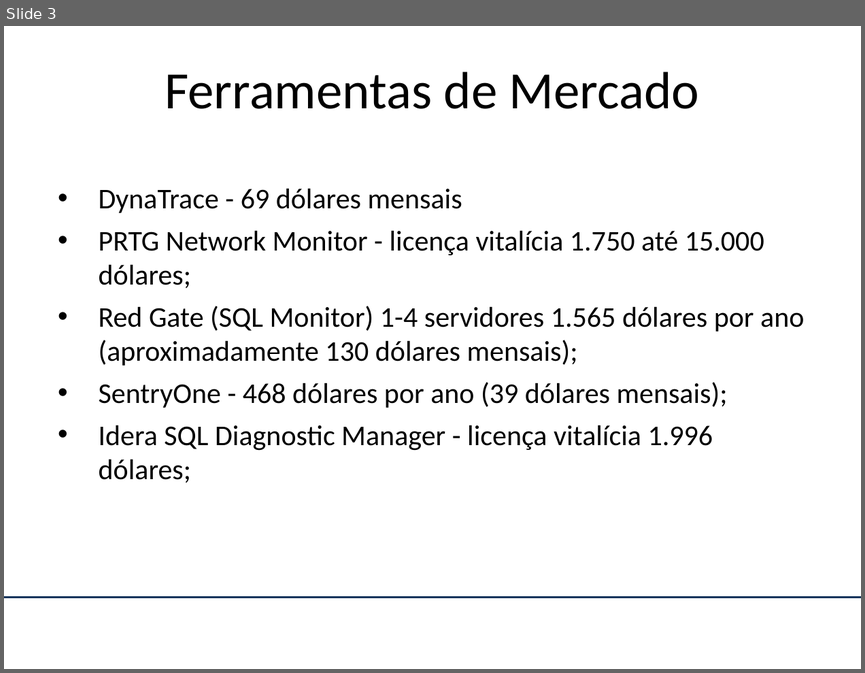
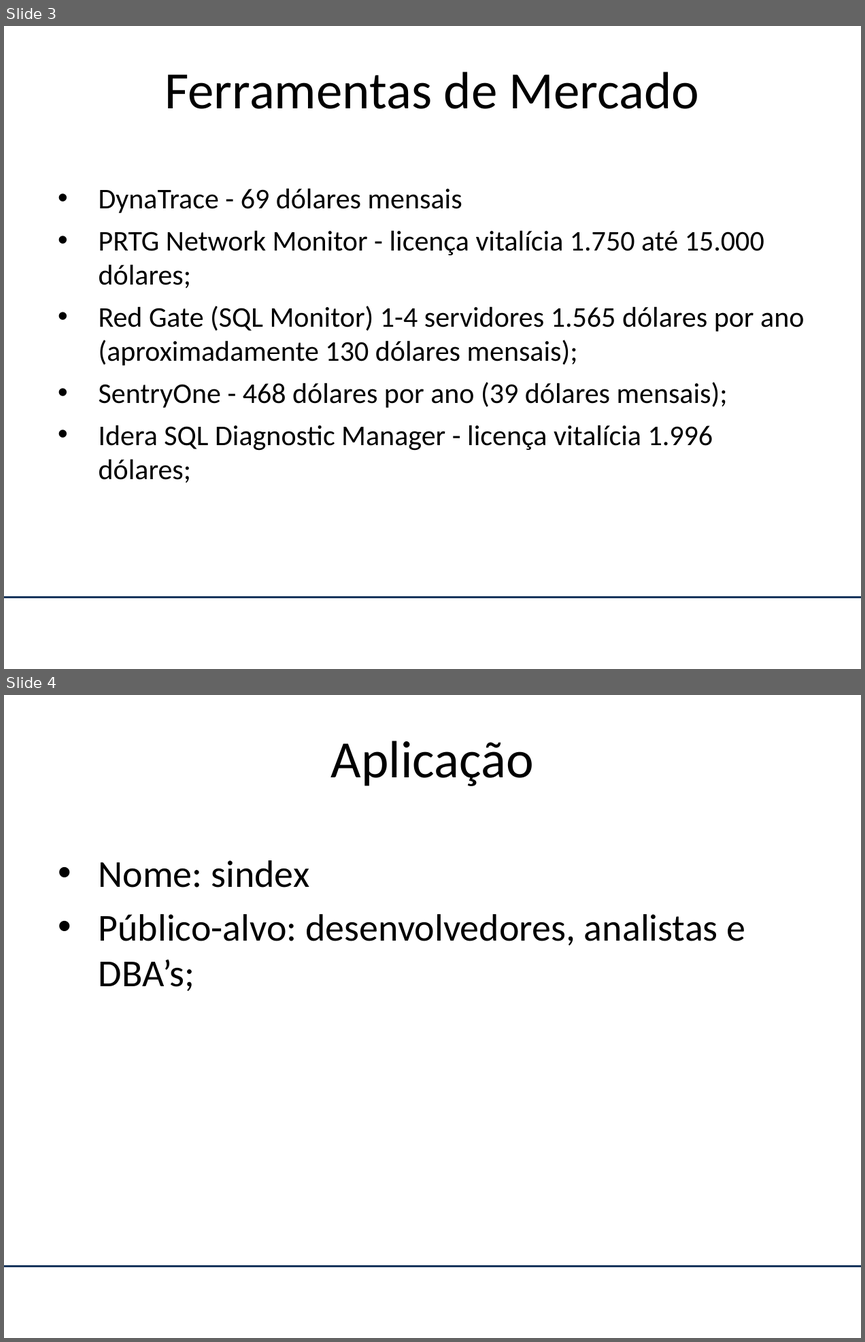
Before and after one commit to adrianhideki/sindex, a slide deck: docs/Apresentação Padrão.pptx. Shown one above the other, each under a label of ours: slide 3 before the commit, slides 3 and 4 after it. The pictures are 865x673 and 865x1342 pixels, drawn with LibreOffice and Linux fonts; fonts in the diff are those of the drawing; background and template pictures are left out. Boxes give left, top, right and bottom in pixels: in the first picture for what was removed or moved away, otherwise in the second. Text is boxed around its words. In the diff, an @@ line names an element or a change of style, - is before the commit and + after.

```diff
--- a/docs/Apresentação Padrão.pptx
+++ b/docs/Apresentação Padrão.pptx
@@ slide 4 added at bbox=[4, 695, 861, 1338], background #FFFFFF; not listed: 1 template element that a slide beside it also shows @@
@@ title added at bbox=[331, 741, 534, 786], 44 pt, text #000000 @@
+Aplicação
@@ text added at bbox=[99, 860, 745, 991], 32 pt, text #000000 @@
+• Nome: sindex
+• Público-alvo: desenvolvedores, analistas e DBA’s;
```
Also in this commit, not shown: 1 slide changed.
